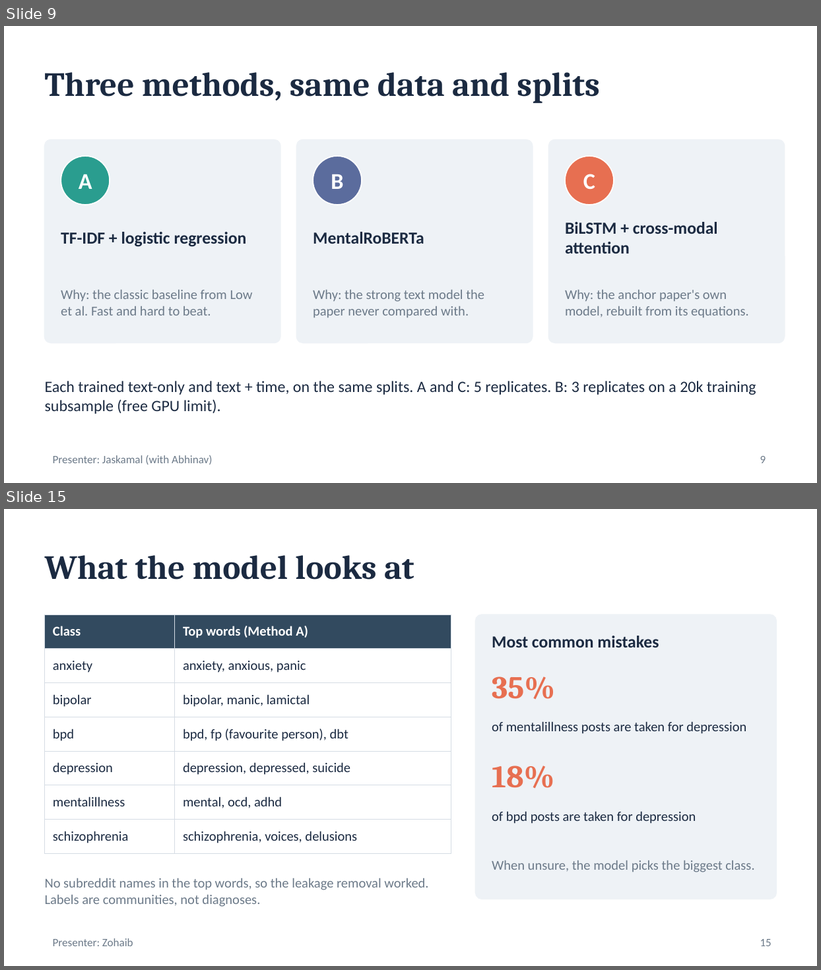
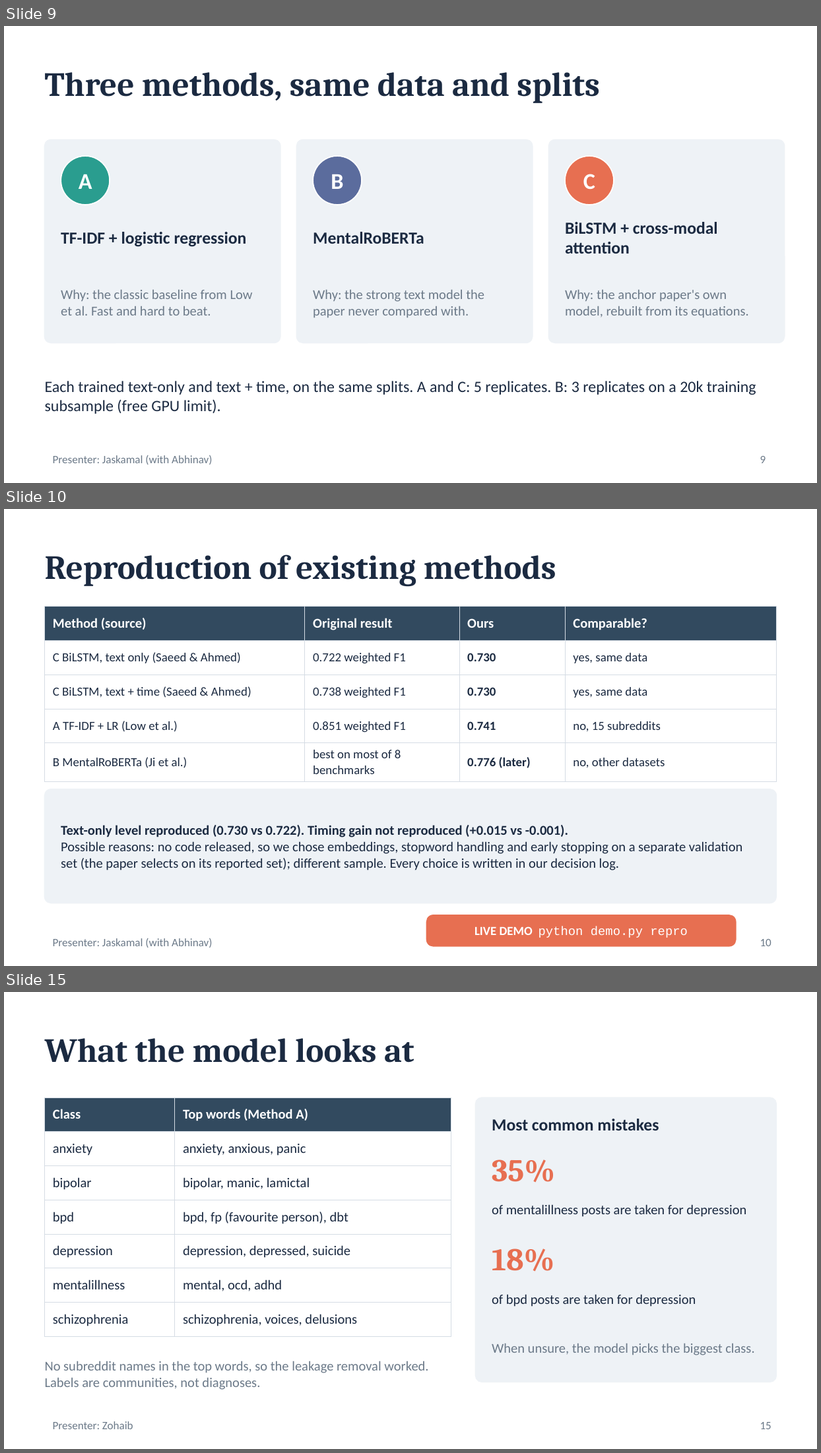
Before and after one commit to Abhinavxox/reddit-mental-health-timing, a slide deck: slides/Phase1_Timing_Matters.pptx. Shown one above the other, each under a label of ours: slides 9 and 15 before the commit, slides 9, 10 and 15 after it; the slides between them are not shown. The pictures are 821x970 and 821x1453 pixels, drawn with LibreOffice and Linux fonts; fonts in the diff are those of the drawing. Boxes give left, top, right and bottom in pixels: in the first picture for what was removed or moved away, otherwise in the second. Text is boxed around its words. In the diff, an @@ line names an element or a change of style, - is before the commit and + after.

```diff
--- a/slides/Phase1_Timing_Matters.pptx
+++ b/slides/Phase1_Timing_Matters.pptx
@@ slide 10 added at bbox=[4, 509, 817, 966], background #FFFFFF @@
@@ title added at bbox=[45, 555, 556, 587], 30 pt, text #1B2A41, bold @@
+Reproduction of existing methods
@@ table added at bbox=[45, 607, 776, 777], 5 rows, 4 columns @@
+Method (source) | Original result | Ours | Comparable?
+C BiLSTM, text only (Saeed & Ahmed) | 0.722 weighted F1 | 0.730 | yes, same data
+C BiLSTM, text + time (Saeed & Ahmed) | 0.738 weighted F1 | 0.730 | yes, same data
+A TF-IDF + LR (Low et al.) | 0.851 weighted F1 | 0.741 | no, 15 subreddits
+B MentalRoBERTa (Ji et al.) | best on most of 8 benchmarks | 0.776 (later) | no, other datasets
@@ rounded rectangle added at bbox=[45, 789, 776, 904], fill #EEF2F6, outline #EEF2F6 1 pt @@
@@ text added at bbox=[61, 825, 743, 871], 12 pt, text #1B2A41 @@
+Text-only level reproduced (0.730 vs 0.722). Timing gain not reproduced (+0.015 vs -0.001).
+Possible reasons: no code released, so we chose embeddings, stopword handling and early stopping on a separate validation set (the paper selects on its reported set); different sample. Every choice is written in our decision log.
@@ rounded rectangle added at bbox=[427, 916, 736, 947], fill #E76F51, outline #E76F51 1 pt @@
@@ text added at bbox=[53, 939, 212, 948], 10 pt, text #6C7A89 @@
+Presenter: Jaskamal (with Abhinav)
@@ text added at bbox=[475, 927, 688, 938], 11 pt, text #FFFFFF @@
+LIVE DEMO python demo.py repro
@@ page number added at bbox=[760, 939, 772, 947], 10 pt, text #6C7A89 @@
+10
```
Also in this commit, not shown: 7 slides changed, 1 slide removed, 6 other files.
